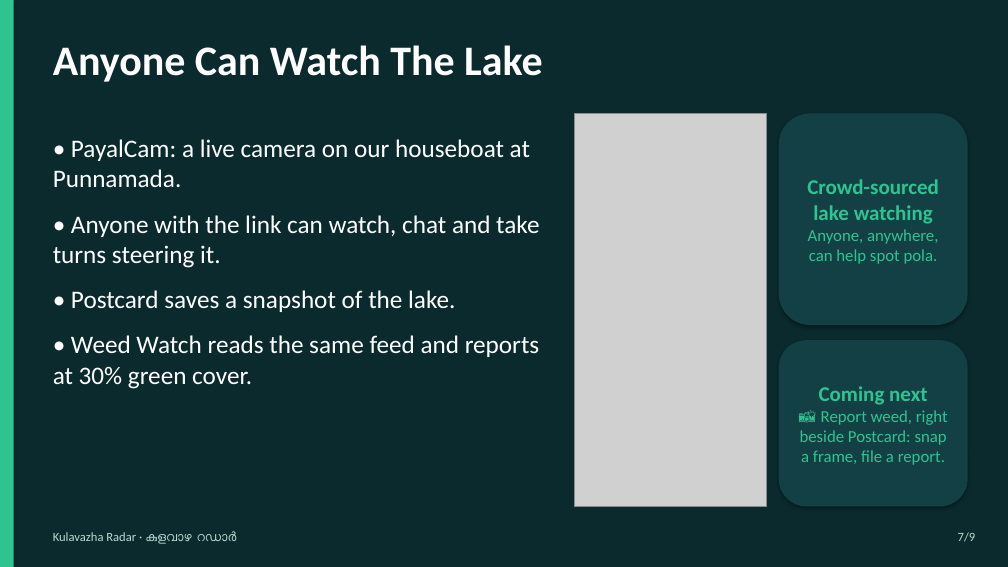
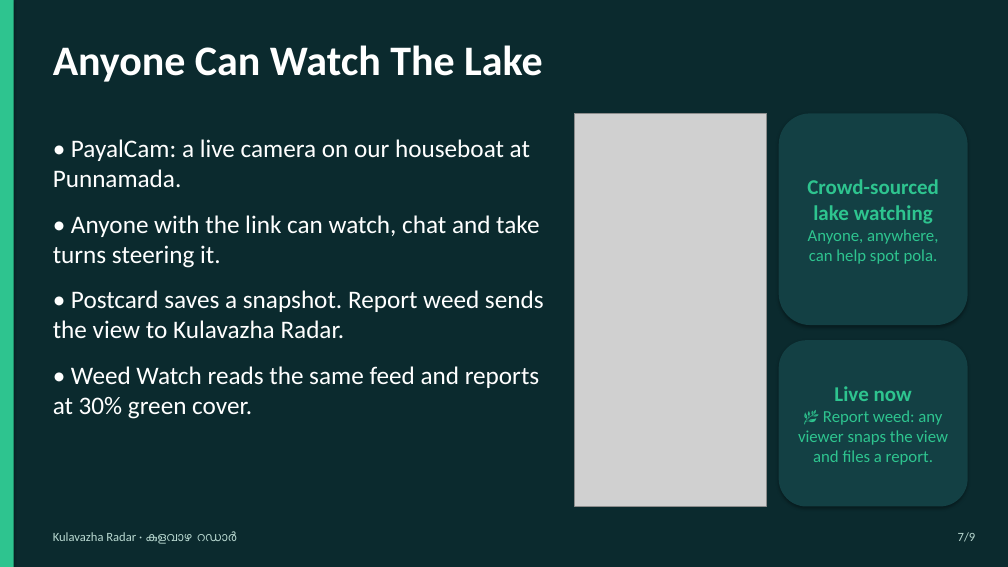
Before and after one commit to adamshamsudeen/kulavazha-radar, a slide deck: slide 7 of docs/pitch/kulavazha-radar-pitch-deck.pptx. Drawn at 1008x567 pixels with LibreOffice and Linux fonts; fonts in the diff are those of the drawing; grey boxes stand for pictures. Boxes give left, top, right and bottom in pixels: in the first picture for what was removed or moved away, otherwise in the second. Text is boxed around its words. In the diff, an @@ line names an element or a change of style, - is before the commit and + after.

```diff
--- a/docs/pitch/kulavazha-radar-pitch-deck.pptx
+++ b/docs/pitch/kulavazha-radar-pitch-deck.pptx
@@ text at [53, 290, 544, 338]: text changed @@
-• Postcard saves a snapshot of the lake.
+• Postcard saves a snapshot. Report weed sends the view to Kulavazha Radar.
@@ text in rounded rectangle at [798, 386, 948, 465]: text changed @@
-Coming next
-📸 Report weed, right beside Postcard: snap a frame, file a report.
+Live now
+🌿 Report weed: any viewer snaps the view and files a report.
```
Also in this commit, not shown: 6 other slides changed, 1 other file.
